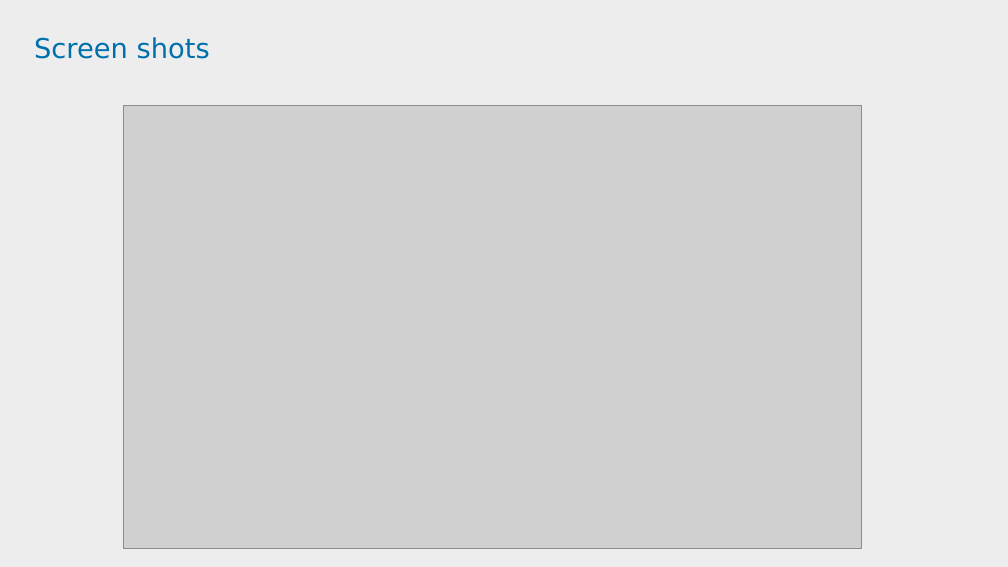
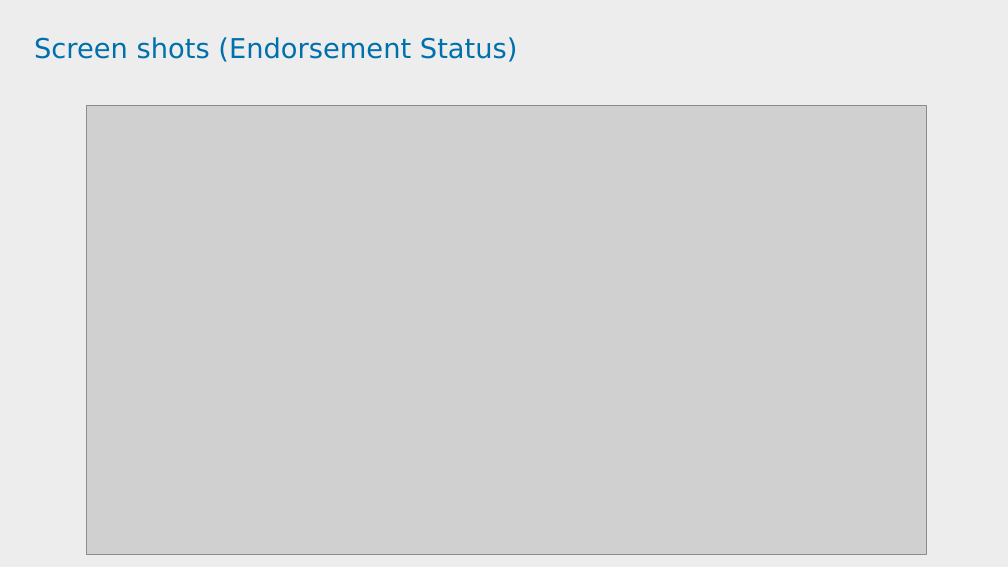
Before and after one commit to tusharp8764/project, a slide deck: slide 19 of Policy Endorsement PPT--FINAL.pptx (slide 18 before the commit). Drawn at 1008x567 pixels with LibreOffice and Linux fonts; fonts in the diff are those of the drawing; grey boxes stand for pictures; background and template pictures are left out. Boxes give left, top, right and bottom in pixels: in the first picture for what was removed or moved away, otherwise in the second. Text is boxed around its words. In the diff, an @@ line names an element or a change of style, - is before the commit and + after.

```diff
--- a/Policy Endorsement PPT--FINAL.pptx
+++ b/Policy Endorsement PPT--FINAL.pptx
@@ title at (34,37,518,62): text changed @@
-Screen shots
+Screen shots (Endorsement Status)
@@ picture: place and size @@
-picture at (123,106,861,549)
+picture at (86,106,926,555)
```
Also in this commit, not shown: 10 other slides changed, 1 slide added.
